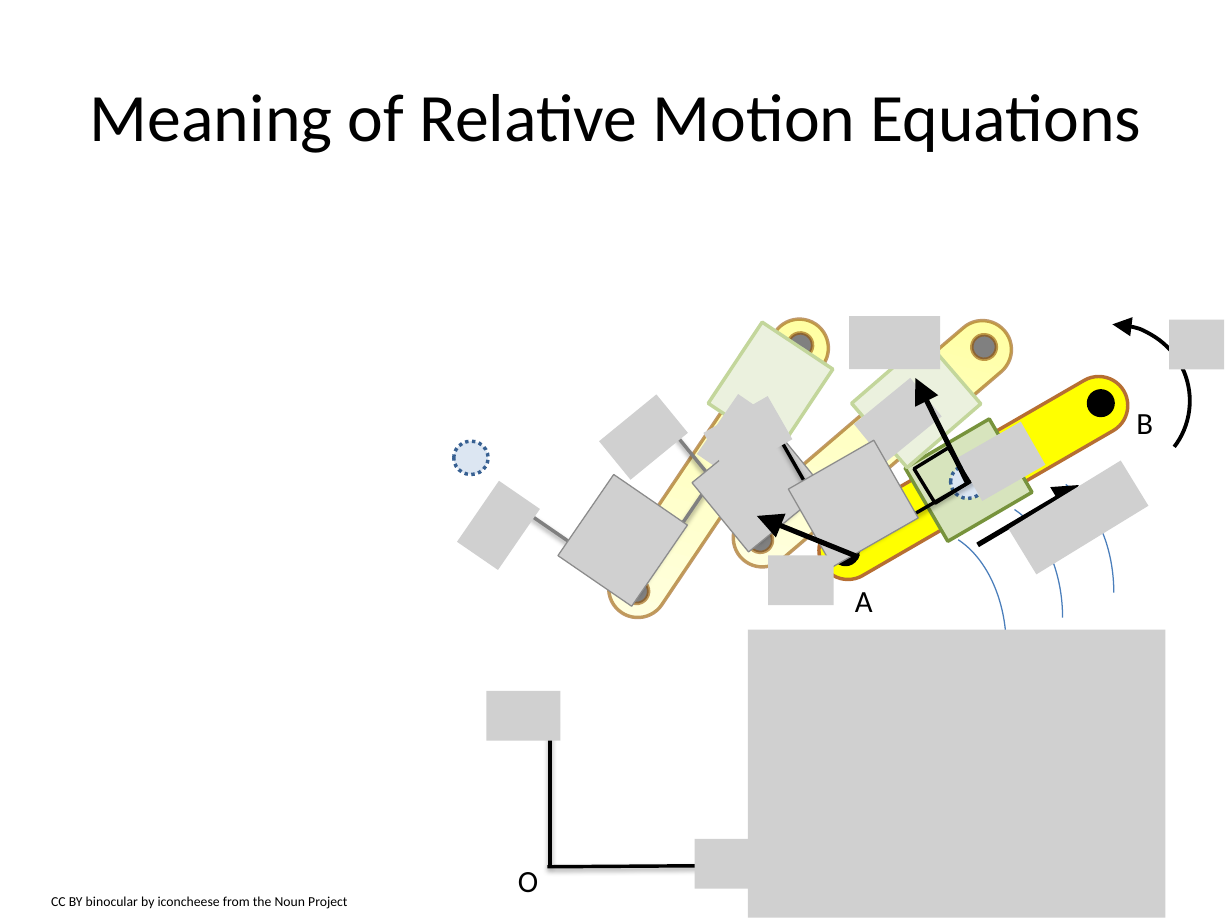
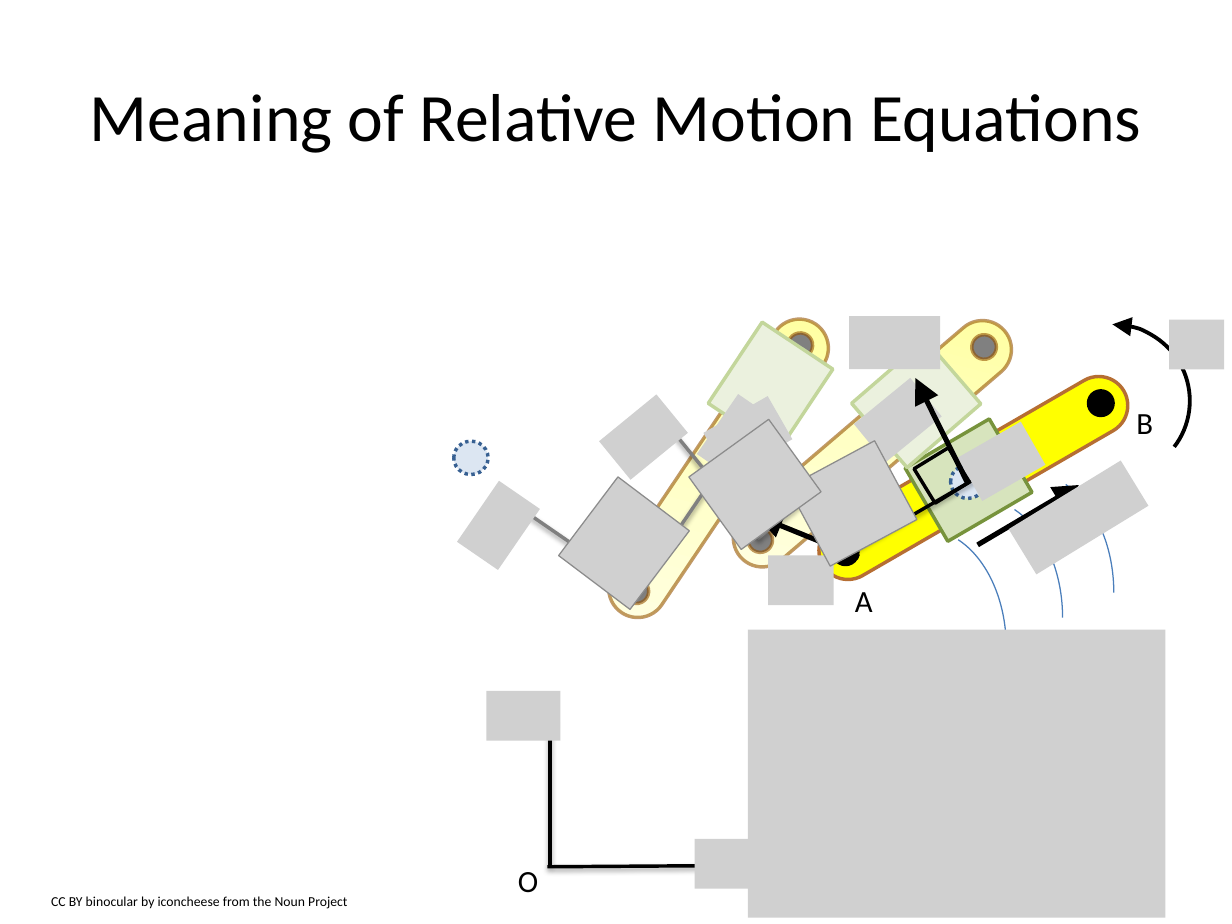
Before and after one commit to JacobMoore/mechanics_textbook, a slide deck: slide 6 of Lecture Slides/VideoLectureSlides/12.8 vector.pptx. Drawn at 1232x924 pixels with LibreOffice and Linux fonts; fonts in the diff are those of the drawing; grey boxes stand for pictures. Boxes give left, top, right and bottom in pixels: in the first picture for what was removed or moved away, otherwise in the second. Text is boxed around its words. In the diff, an @@ line names an element or a change of style, - is before the commit and + after.

```diff
--- a/Lecture Slides/VideoLectureSlides/12.8 vector.pptx
+++ b/Lecture Slides/VideoLectureSlides/12.8 vector.pptx
@@ picture at (x1=689, y1=419, x2=821, y2=550): rotation 320 to 324 degrees @@
@@ picture at (x1=788, y1=440, x2=917, y2=566): rotation 330 to 331 degrees @@
@@ picture at (x1=559, y1=478, x2=690, y2=610): rotation 304 to 307 degrees @@
```
Also in this commit, not shown: 1 other slide changed, 3 other files.
